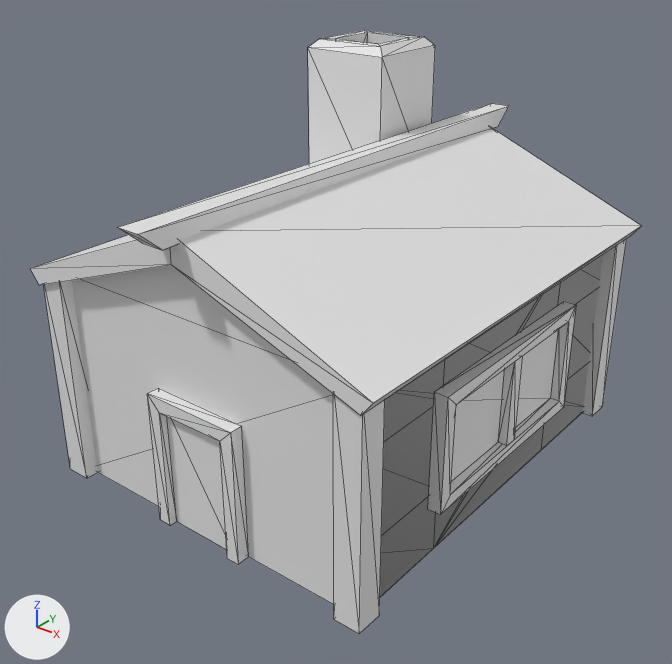
One commit to the glTF model BasicHouse.glb: the scene before it, then after it.
Before and after are seen from a 50 mm camera at (3.03, -3.95, 2.13) aimed at (0.02, -0.19, -0.2). Every picture has the same lights, and +X, +Y and +Z are marked at lower left. Mesh edges are drawn as thin lines. Vertices at the same position are counted once.

The first picture shows 'BasicHouse', 'BasicHouseDoor', 'BasicHouseRoof', 'BasicHouseWindows'.
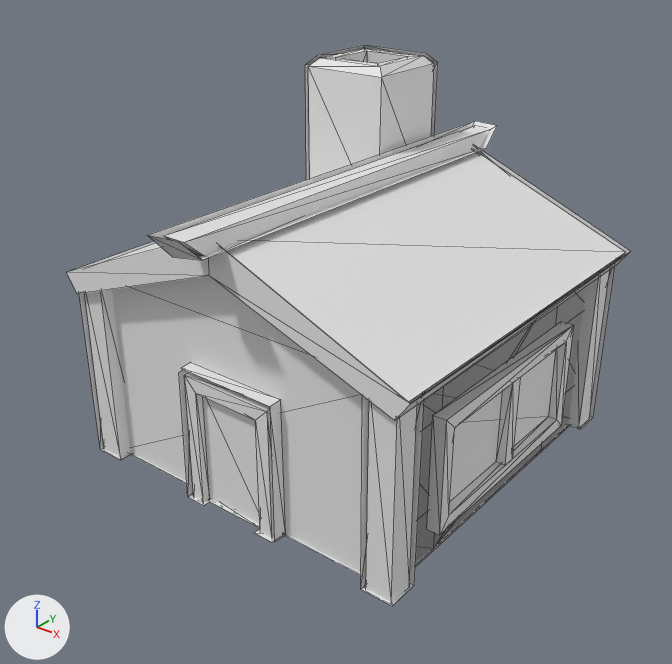
Where the change shows, as pixel boxes (x1, y1, x2, y2) in the pictures (672 x 664 px; the box of a moved part takes in the faces that stretch with it):
'BasicHouseRoof', reshaped (14% narrower, 8% shorter): before (31, 30, 641, 415); after (100, 48, 625, 404)
'BasicHouse', reshaped (10% narrower, 15% shorter): before (43, 239, 626, 634); after (84, 266, 610, 602)
'BasicHouseWindows', mesh moved: before (428, 301, 576, 515); after (427, 321, 574, 535)
'BasicHouseDoor', mesh moved: before (148, 388, 249, 564); after (184, 373, 274, 538)
'BasicHouseRoofOutline', added: after (66, 45, 631, 420)
'BasicHouseOutline', added: after (79, 261, 616, 606)
'BasicHouseDoorOutline2', added: after (181, 362, 286, 542)
'BasicHouseDoorOutline1', added: after (179, 370, 283, 542)
part 1 of me_cube, moved or reshaped: before (333, 394, 385, 634); after (366, 400, 417, 602)
part 2 of me_cube, moved or reshaped: before (43, 280, 97, 478); after (84, 289, 130, 458)
part 3 of me_cube, moved or reshaped: before (582, 239, 626, 416); after (569, 266, 610, 427)
part 4 of me_cube, moved or reshaped: before (72, 255, 603, 604); after (112, 276, 586, 573)
part 6 of me_cube_001, moved or reshaped: before (31, 127, 641, 415); after (100, 150, 625, 404)
part 7 of me_cube_001, moved or reshaped: before (308, 30, 435, 164); after (308, 48, 434, 178)
part 8 of me_cube_001, moved or reshaped: before (117, 103, 509, 250); after (164, 125, 491, 256)

Diff of the bpy script that builds the scene:
```diff
--- a/BasicHouse.glb.py
+++ b/BasicHouse.glb.py
@@ me_cube @@
-me_cube.from_pydata(...)  # 50 vertices, 64 faces; spans x -1.08..1.07, y -1.33..1.32, z -1.0..0.57
+me_cube.from_pydata(...)  # 50 vertices, 64 faces; spans x -1.08..1.07, y -1.08..1.12, z -1.0..0.46
+# me_cube part 1: the loose piece of 8 vertices spanning x 0.92..1.07, y -1.33..-1.17, z -1.0..0.25 is scaled about its middle by (1, 1, 0.913), then moved by (0.0, 0.25, -0.05)
+# me_cube part 2: the loose piece of 8 vertices spanning x -1.08..-0.93, y -1.33..-1.17, z -1.0..0.25 is scaled about its middle by (1, 1, 0.913), then moved by (0.0, 0.25, -0.05)
+# me_cube part 3: the loose piece of 8 vertices spanning x 0.92..1.07, y 1.17..1.32, z -1.0..0.25 is scaled about its middle by (1, 1, 0.913), then moved by (0.0, -0.2, -0.05)
+# me_cube part 4: 24 of 50 vertices moved; they spanned x -1.0..1.0, y -1.25..1.25, z -1.0..0.57 and now span x -1.0..1.0, y -1.0..1.05, z -1.0..0.46; mean shift (0.0, 0.02, -0.08); largest move (1.0, -1.25, 0.25) -> (1.0, -1.0, 0.14)
@@ me_cube_002 @@
 me_cube_002.from_pydata(...)  # 16 vertices, 20 faces; spans x -0.295..0.295, y -1.325..-1.25, z -1.0..-0.214
+# me_cube_002 part 5: the whole mesh is moved by (0.0, 0.251, 0.0)
@@ me_cube_001 @@
 me_cube_001.from_pydata(...)  # 40 vertices, 66 faces; spans x -1.14..1.14, y -1.58..1.58, z 0.19..1.29
+# me_cube_001 part 6: the loose piece of 12 vertices spanning x -1.14..1.14, y -1.35..1.35, z 0.19..0.73 is scaled about its middle by (1, 0.834, 1), then moved by (0.0, 0.03, -0.11)
+# me_cube_001 part 7: the loose piece of 20 vertices spanning x -0.65..-0.11, y 0.39..0.93, z 0.36..1.29 is moved by (0.0, 0.0, -0.11)
+# me_cube_001 part 8
+for i in [34, 35, 38, 39]: me_cube_001.vertices[i].co += Vector((0.0, -0.2, -0.11))
+for i in [32, 33, 36, 37]: me_cube_001.vertices[i].co += Vector((0.0, 0.25, -0.11))
@@ me_cube_003 @@
 me_cube_003.from_pydata(...)  # 24 vertices, 36 faces; spans x 1.0..1.077, y -0.673..0.673, z -0.706..-0.033
+# me_cube_003 part 9: the whole mesh is moved by (0.0, 0.0, -0.127)
@@ me_cube_008 @@
+me_cube_008.from_pydata([(-0.318, -0.999, -0.173), (0.328, -0.999, -1.0), (0.323, -0.999, -0.173), (-0.314, -1.076, -0.177), (0.318, -1.076, -0.177), (0.318, -1.081, -1.0)], [], [(1, 2, 4), (1, 4, 5), (2, 0, 3), (2, 3, 4)])
@@ me_cube_007 @@
+me_cube_007.from_pydata([(-0.192, -1.097, -0.989), (-0.328, -0.999, -0.989), (-0.318, -0.999, -0.19), (0.192, -1.097, -0.989), (0.328, -0.999, -0.989), (-0.318, -1.097, -0.989), (-0.314, -1.093, -0.195), (0.318, -1.097, -0.989), (-0.191, -1.051, -0.989), (0.191, -1.051, -0.989)], [], [(5, 1, 2), (5, 2, 6), (1, 5, 0), (1, 0, 8), (3, 7, 4), (1, 8, 9), (9, 3, 4), (1, 9, 4)])
@@ ob_basichousedooroutline2 @@
+ob_basichousedooroutline2 = bpy.data.objects.new('BasicHouseDoorOutline2', me_cube_008)
+ob_basichousedooroutline2.location = (0.0, 0.0, 0.0)
@@ ob_basichousedooroutline1 @@
+ob_basichousedooroutline1 = bpy.data.objects.new('BasicHouseDoorOutline1', me_cube_007)
+ob_basichousedooroutline1.location = (0.0, 0.0, 0.0)
@@ ob_basichouseoutline @@
+ob_basichouseoutline = bpy.data.objects.new('BasicHouseOutline', me_cube_006)  # 29 vertices, 25 faces; spans x -1.1..1.09, y -1.1..1.14, z -0.99..0.46
+ob_basichouseoutline.location = (0.0, 0.0, 0.0)
@@ ob_basichouseroofoutline @@
+ob_basichouseroofoutline = bpy.data.objects.new('BasicHouseRoofOutline', me_cube_005)  # 29 vertices, 32 faces; spans x -1.16..1.16, y -1.41..1.4, z 0.05..1.2
+ob_basichouseroofoutline.location = (0.0, 0.0, 0.0)
```
